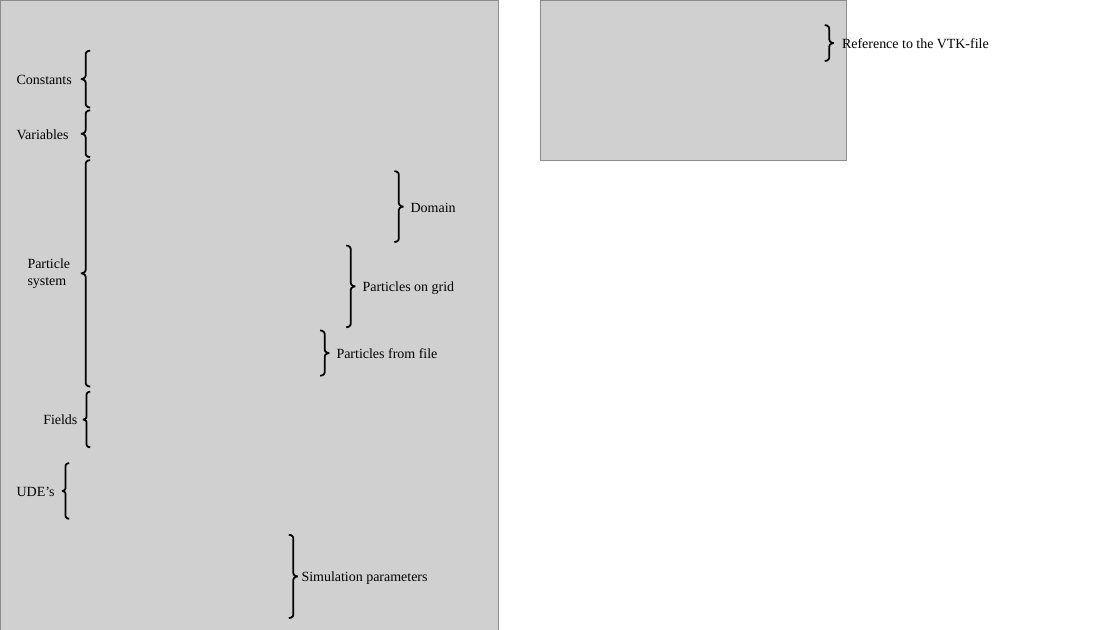
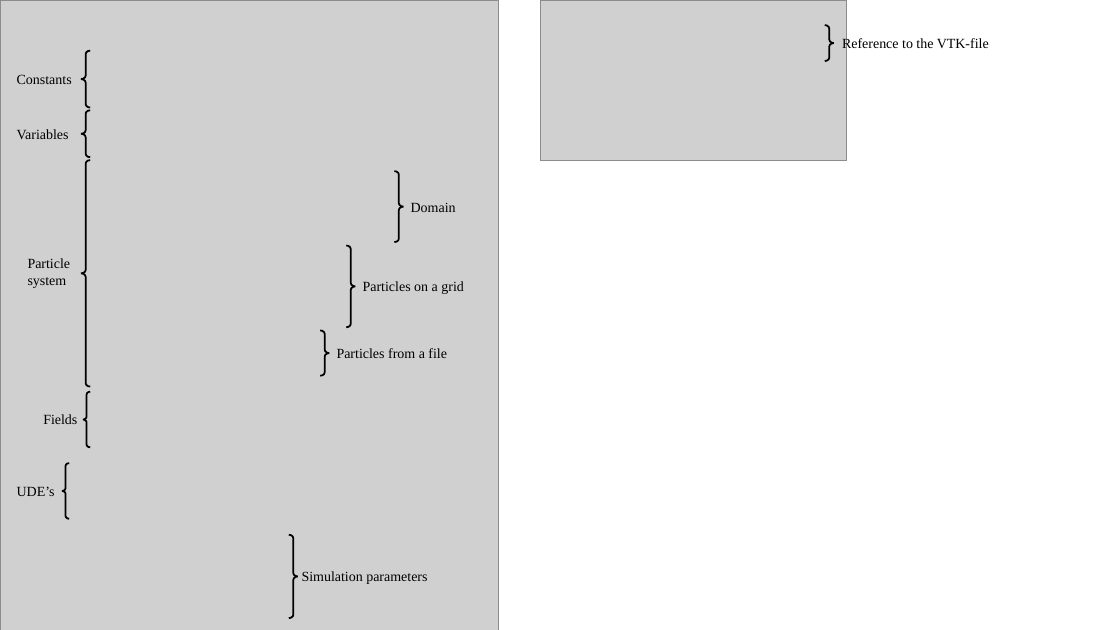
Before and after one commit to HTBalazs/nauticle_user_guide, a slide deck: slide 18 of abrak.pptx. Drawn at 1120x630 pixels with LibreOffice and Linux fonts; fonts in the diff are those of the drawing; grey boxes stand for pictures. Boxes give left, top, right and bottom in pixels: in the first picture for what was removed or moved away, otherwise in the second. Text is boxed around its words. In the diff, an @@ line names an element or a change of style, - is before the commit and + after.

```diff
--- a/abrak.pptx
+++ b/abrak.pptx
@@ text at (363, 281, 464, 294): text changed @@
-Particles on grid
+Particles on a grid
@@ text at (337, 348, 447, 358): text changed @@
-Particles from file
+Particles from a file
```
Also in this commit, not shown: 1 other slide changed, 3 other files.
